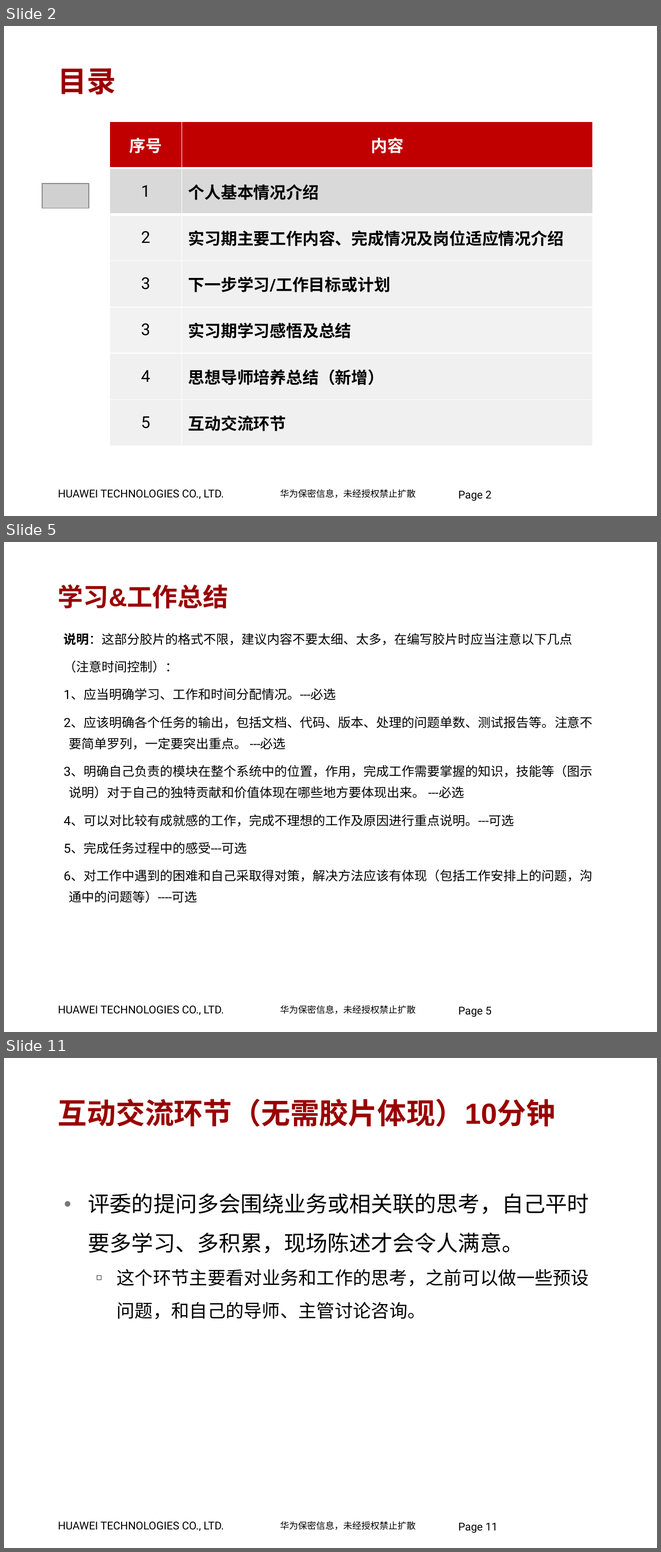
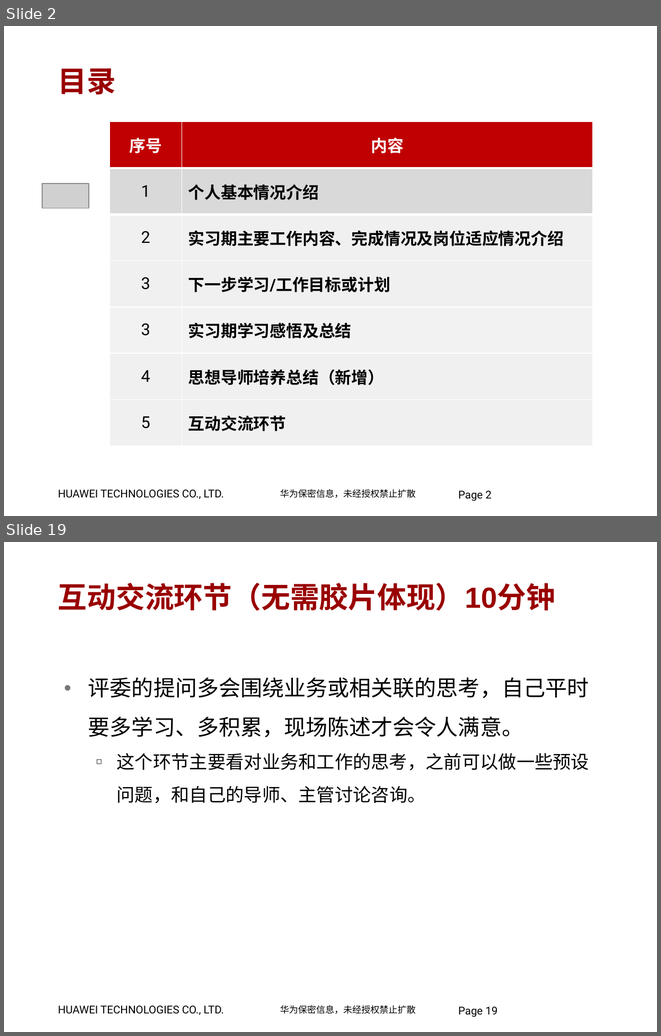
Before and after one commit to jumpjumpdog/Company, a slide deck: LTE产品部实习生转录用答辩模板.pptx. Shown one above the other, each under a label of ours: slides 2, 5 and 11 before the commit, slides 2 and 19 after it; the slides between them are not shown. The pictures are 661x1552 and 661x1036 pixels, drawn with LibreOffice and Linux fonts; fonts in the diff are those of the drawing; grey boxes stand for pictures; background and template pictures are left out. Boxes give left, top, right and bottom in pixels: in the first picture for what was removed or moved away, otherwise in the second. Text is boxed around its words. In the diff, an @@ line names an element or a change of style, - is before the commit and + after.

```diff
--- a/LTE产品部实习生转录用答辩模板.pptx
+++ b/LTE产品部实习生转录用答辩模板.pptx
@@ slide 5 removed at <box>4,542,657,1032</box>, background #FFFFFF; not listed: 3 template elements that a slide beside it also shows @@
@@ title removed at <box>58,584,229,609</box> @@
-学习&工作总结
@@ text removed at <box>64,633,593,902</box> @@
-说明：这部分胶片的格式不限，建议内容不要太细、太多，在编写胶片时应当注意以下几点
-（注意时间控制）：
-1、应当明确学习、工作和时间分配情况。---必选
-2、应该明确各个任务的输出，包括文档、代码、版本、处理的问题单数、测试报告等。注意不要简单罗列，一定要突出重点。 ---必选
-3、明确自己负责的模块在整个系统中的位置，作用，完成工作需要掌握的知识，技能等（图示说明）对于自己的独特贡献和价值体现在哪些地方要体现出来。 ---必选
-4、可以对比较有成就感的工作，完成不理想的工作及原因进行重点说明。---可选
-5、完成任务过程中的感受---可选
-6、对工作中遇到的困难和自己采取得对策，解决方法应该有体现（包括工作安排上的问题，沟通中的问题等）----可选
@@ what was slide 11 is now slide 19 @@
@@ page number at <box>458,1006,497,1017</box>: text changed @@
-Page 11
+Page 19
```
Also in this commit, not shown: 5 slides changed, 11 slides added, 2 other slides removed, 8 other files.
